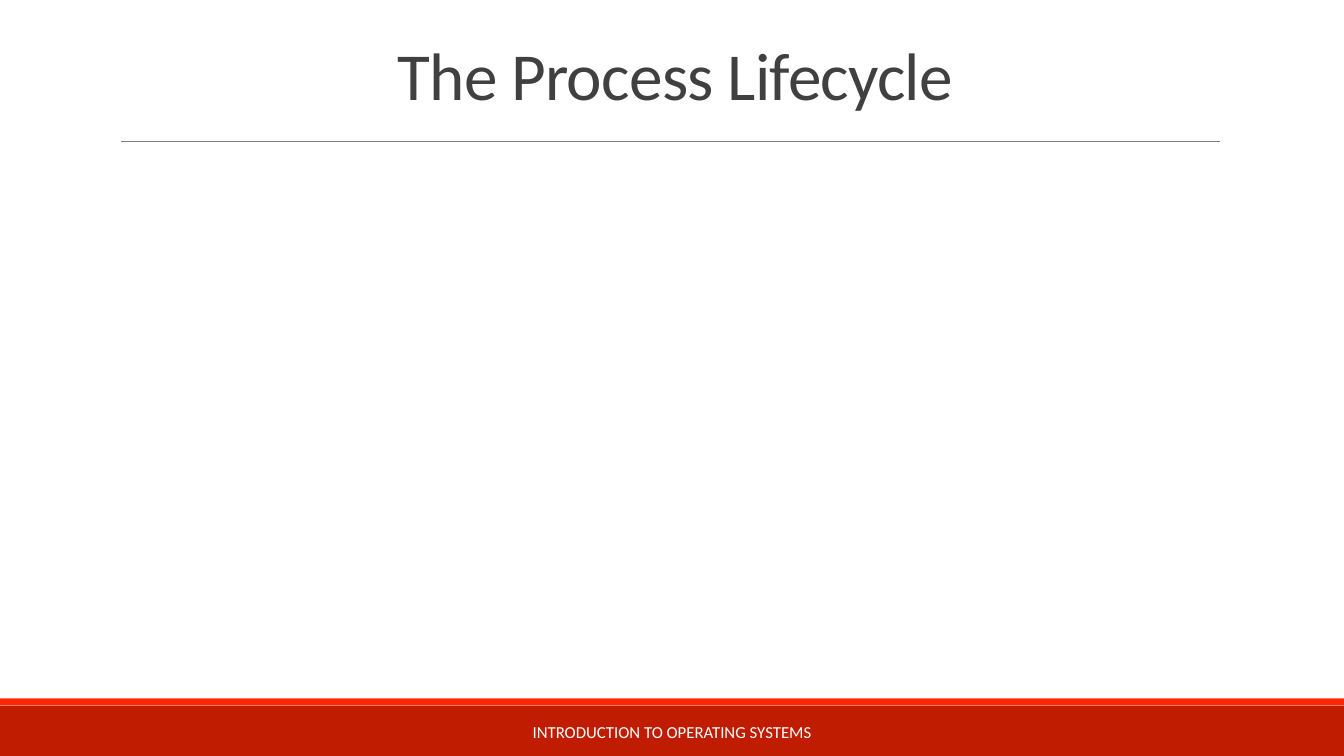
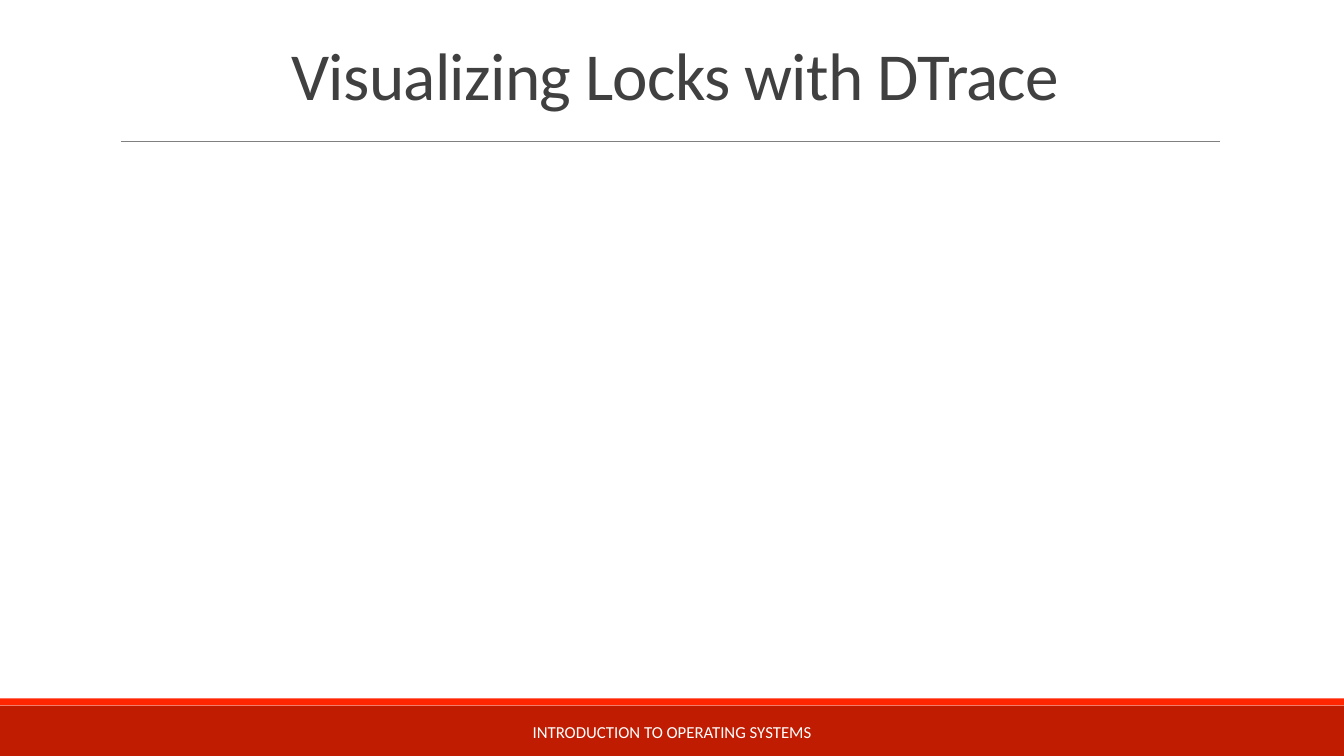
Before and after one commit to teachbsd/course, a slide deck: slide 31 of undergraduate/lectures/processes.pptx (slide 8 before the commit). Drawn at 1344x756 pixels with LibreOffice and Linux fonts; fonts in the diff are those of the drawing; background and template pictures are left out. Boxes give left, top, right and bottom in pixels: in the first picture for what was removed or moved away, otherwise in the second. Text is boxed around its words. In the diff, an @@ line names an element or a change of style, - is before the commit and + after.

Commit message:
Complete update of processes section for Darmstadt Feb 2017

```diff
--- a/undergraduate/lectures/processes.pptx
+++ b/undergraduate/lectures/processes.pptx
@@ title at [292,53,1059,112]: text changed @@
-The Process Lifecycle
+Visualizing Locks with DTrace
```
Also in this commit, not shown: 3 other slides changed, 9 slides added.
